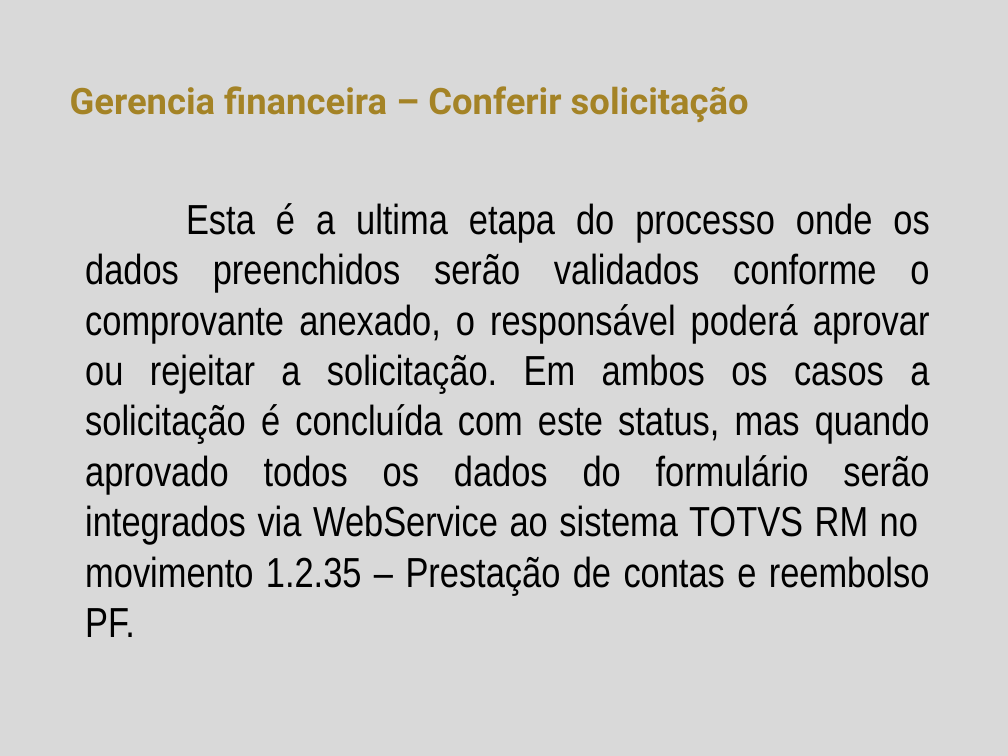
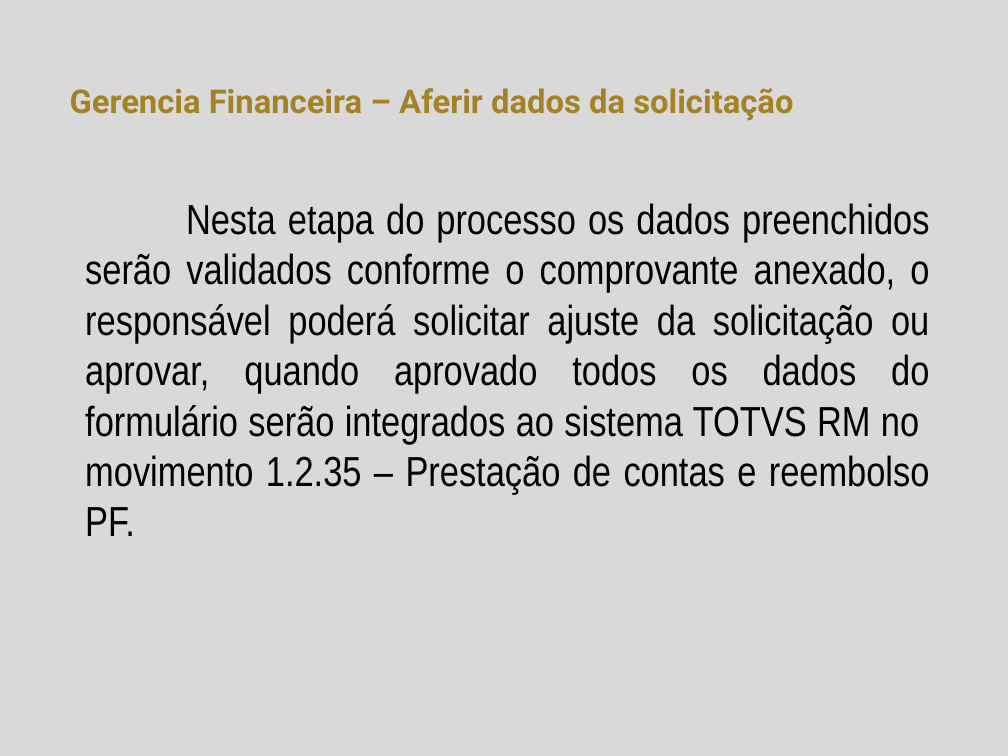
Before and after one commit to herickfreitas/Fluig_RM_MovMovimentoTBCData, a slide deck: slide 8 of Reembolso de despesas.pptx. Drawn at 1008x756 pixels with LibreOffice and Linux fonts; fonts in the diff are those of the drawing; background and template pictures are left out. Boxes give left, top, right and bottom in pixels: in the first picture for what was removed or moved away, otherwise in the second. Text is boxed around its words. In the diff, an @@ line names an element or a change of style, - is before the commit and + after.

Commit message:
Implementando devolução para ajustes

```diff
--- a/Reembolso de despesas.pptx
+++ b/Reembolso de despesas.pptx
@@ title at <box>70,88,793,121</box>: text changed; size 26 to 23.4 pt @@
-Gerencia financeira – Conferir solicitação
+Gerencia Financeira – Aferir dados da solicitação
@@ text at <box>85,203,930,536</box>: text changed @@
-Esta é a ultima etapa do processo onde os dados preenchidos serão validados conforme o comprovante anexado, o responsável poderá aprovar ou rejeitar a solicitação. Em ambos os casos a solicitação é concluída com este status, mas quando aprovado todos os dados do formulário serão integrados via WebService ao sistema TOTVS RM no movimento 1.2.35 – Prestação de contas e reembolso PF.
+Nesta etapa do processo os dados preenchidos serão validados conforme o comprovante anexado, o responsável poderá solicitar ajuste da solicitação ou aprovar, quando aprovado todos os dados do formulário serão integrados ao sistema TOTVS RM no movimento 1.2.35 – Prestação de contas e reembolso PF.
```
Also in this commit, not shown: 5 other slides changed, 6 other files.
